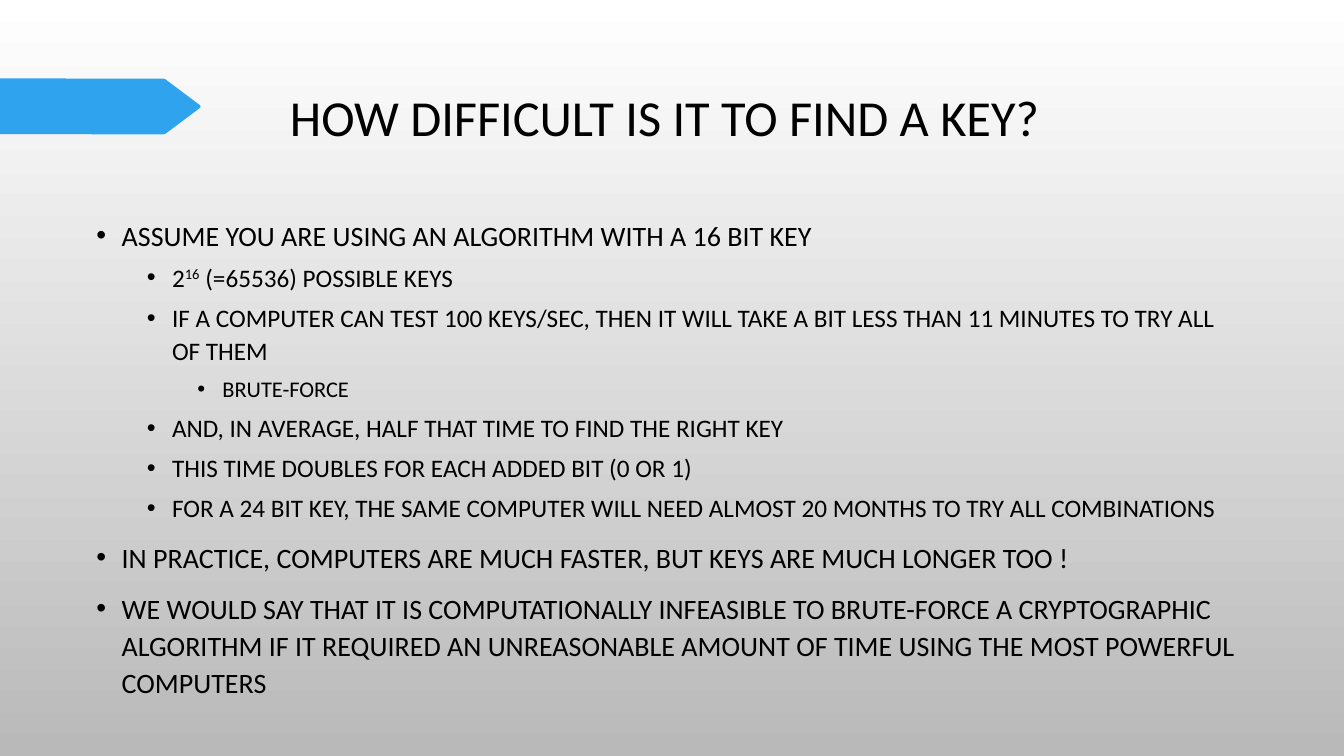
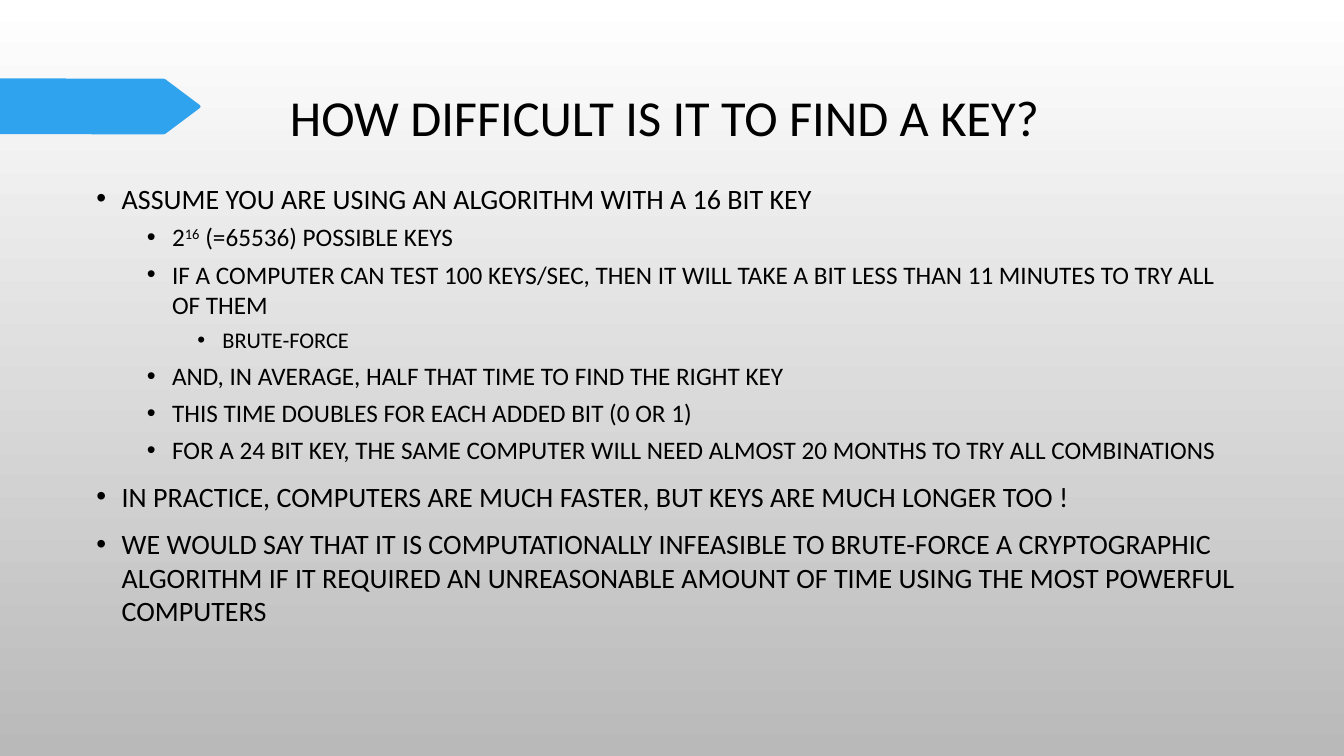
Before and after one commit to Rokari-19/the-level-of-shege, a slide deck: slide 18 of 300lv notes /cyb303/CYB 303 lect 1.pptx. Drawn at 1344x756 pixels with LibreOffice and Linux fonts; fonts in the diff are those of the drawing; background and template pictures are left out. Boxes give left, top, right and bottom in pixels: in the first picture for what was removed or moved away, otherwise in the second. Text is boxed around its words. In the diff, an @@ line names an element or a change of style, - is before the commit and + after.

```diff
--- a/300lv notes /cyb303/CYB 303 lect 1.pptx
+++ b/300lv notes /cyb303/CYB 303 lect 1.pptx
@@ text "ASSUME YOU ARE USING AN ..." moved from (x1=122, y1=227, x2=1234, y2=693) to (x1=122, y1=190, x2=1234, y2=621) @@
@@ text "ASSUME YOU ARE USING AN ..." at (x1=122, y1=190, x2=1234, y2=621): line spacing 1.1 to 1 @@
```
Also in this commit, not shown: 4 other slides changed, 11 other files.
